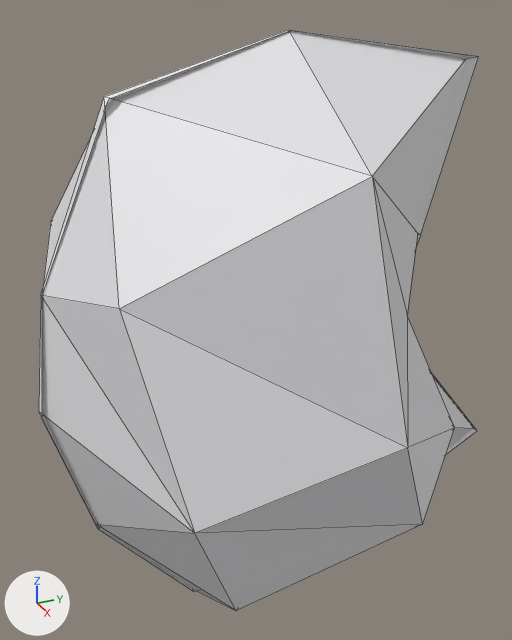
Two versions of the FBX model The War Inside Your Body/Assets/Prefabs/Proteins/protein_4.fbx, one commit apart.
Rendered twice from a camera (50 mm lens) standing at (1.98, 6.99, -1.44) and looking at (-0.11, 7.93, -2.48). Arrows for +X, +Y and +Z are at lower left; the lights stay in place. Mesh edges are drawn as thin lines. Where no turn or scale is listed for an object, it has been applied to the vertices.

The first picture shows 'main part.002'.
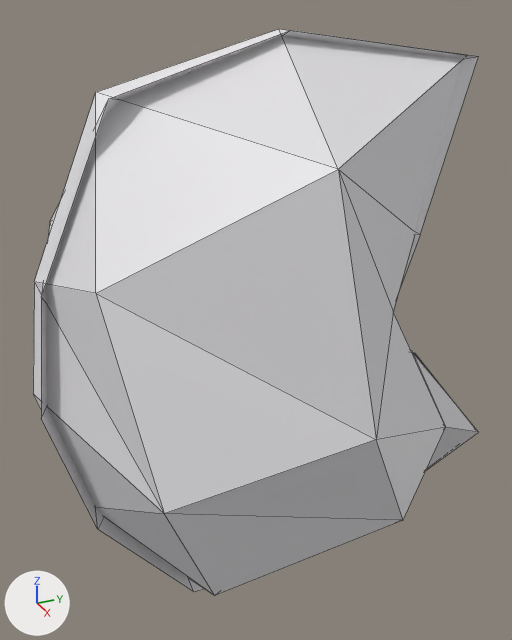
The newer file is also turned or shifted as a whole; pictures and numbers use the older file's frame.

What differs and where, as boxes (x1, y1, x2, y2) in the pictures (512 x 640 px; the box of a moved part takes in the faces that stretch with it):
'main part.002', reshaped
    before: (39, 30, 479, 611)
    after: (33, 29, 479, 596)
part 1 of me_icosphere_017, moved or reshaped
    before: (39, 30, 474, 611)
    after: (33, 29, 478, 596)

Patch to the scene script:
```diff
--- a/The War Inside Your Body/Assets/Prefabs/Proteins/protein_4.fbx.py
+++ b/The War Inside Your Body/Assets/Prefabs/Proteins/protein_4.fbx.py
@@ me_icosphere_017 @@
 me_icosphere_017.from_pydata(...)  # 42 vertices, 54 faces; spans x -0.77..0.74, y -0.33..1.49, z -0.71..1.31
 # used by ob_main_part_002; location = (0.0, 7.486, -2.837)
+# me_icosphere_017 part 1: the loose piece of 21 vertices spanning x -0.07..0.74, y -0.33..1.49, z -0.71..1.31 is multiplied about its middle by the matrix ((0.997, 0.078, -0.01), (-0.078, 0.997, 0.0), (0.01, 0.0, 1.0)), then moved by (-0.05, -0.03, 0.0)
 me_icosphere_017.materials.append(mat_main_color)
```
